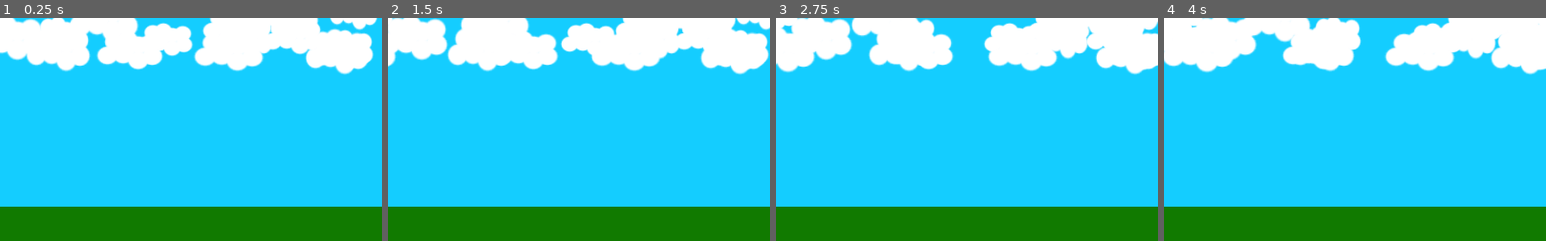
Above: before the commit, frames 1-4 (left to right).
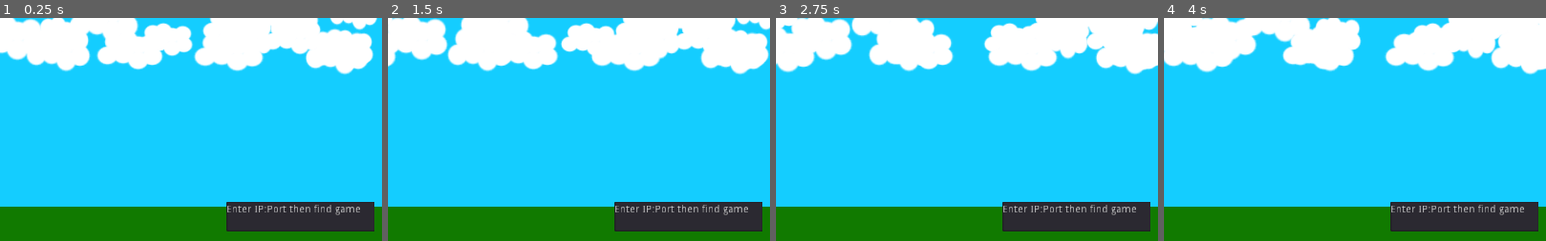
Above: after the commit, the same moments.

Repository: frogger35/WizardWars
Game: Godot game, scene res://Game.tscn
The game is run twice, just before and just after one commit, with the same random seed, the same clock (stepped at 60 frames per second) and the same inputs. Sound files missing from this copy of the repository are replaced by a short silence.
Inputs (mouse positions are % of the whole screen's width and height, from its top left):
- Up to frame 1 (0.25 s): no input
- Up to frame 2 (1.5 s): click "Find Match" at 0.5 s; click "Find Match" at 1.25 s
- Up to frame 3 (2.75 s): click "Find Match" at 2 s
- Up to frame 4 (4 s): move the mouse to (72, 45) at 2.77 s; press the mouse at (72, 45) at 2.78 s; move the mouse to (30, 55) at 3.52 s; release the mouse at (30, 55) at 3.53 s; click (30, 55) at 3.6 s
The pictures show only the part of the screen within x 10-60%, y 0-50%; the shares and areas given below are measured in that part.

The runs differ from the first frame. In frame 1, 5.1% of the frame differs, in the area x 59-98%, y 82-96%; in frame 2, 5.1%; in frame 3, 5.1%; in frame 4, 5.1%.

Commit message:
added server, started cards

Diff:
--- a/Card.gd
+++ b/Card.gd
@@ -21,8 +21,11 @@
 
 func _input(event):
 	if event.is_action_pressed("card picked") and mouse_inside:
-		print("this")
-		Globals.send_message("card_played",String(cardid))
+		if Globals.debug:
+			print("playing " + cardid)
+		else:
+			Globals.send_message("card_played",String(cardid))
+		#Globals.get_node(p1)
 
 
 
@@ -40,13 +43,17 @@
 	pass # Replace with function body.
 
 func updateInfo():
-	var label = get_node("ToolTip/Rect/Label2")
-	for x in Globals.cards_in_game:
-		if x.id == cardid:
-			cardinfo = x
+	if Globals.debug:
+		get_node("ToolTip/Rect/Label2").text = "Card"
+	else:
+		var label = get_node("ToolTip/Rect/Label2")
+		for x in Globals.cards_in_game:
+			if x.id == cardid:
+				cardinfo = x
 
-	#label.text = String(cardinfo["cardName"])
-	label.text = String(cardinfo["cardName"]) + "\n" + effect_label(cardinfo["effect"],cardinfo["target"]) + "\n" + String(abs(cardinfo["value"]))+ "\n" + resource_cost(cardinfo["resource"], cardinfo["cost"])
+		#label.text = String(cardinfo["cardName"])
+		label.text = String(cardinfo["cardName"]) + "\n" + effect_label(cardinfo["effect"],cardinfo["target"]) + "\n" + String(abs(cardinfo["value"]))+ "\n" + resource_cost(cardinfo["resource"], cardinfo["cost"])
+		add_child(set_background(cardinfo["resource"]))
 	pass
 
 
@@ -91,3 +98,16 @@
 	return("Costs " + String(cost) + " " + element)
 
 	pass
+
+func set_background(resource):
+	var back = Sprite.new()
+	if resource == 0:
+		back.set_texture(Globals.card_background_ice)
+	elif resource == 1:
+		back.set_texture(Globals.card_background_fire)
+	elif resource == 2:
+		back.set_texture(Globals.card_background_arcane)
+	back.set_z_index(-1)
+	back.set_scale(Vector2(.05,.05))
+	return(back)
+	pass
--- a/Card.tscn
+++ b/Card.tscn
@@ -1,18 +1,10 @@
-[gd_scene load_steps=2 format=2]
+[gd_scene load_steps=3 format=2]
 
 [ext_resource path="res://Card.gd" type="Script" id=1]
+[ext_resource path="res://ice.png" type="Texture" id=2]
 
 [node name="Card" type="Node2D"]
 script = ExtResource( 1 )
-
-[node name="ColorRect" type="ColorRect" parent="."]
-margin_left = -40.0
-margin_top = -76.0
-margin_right = 68.0
-margin_bottom = 83.0
-__meta__ = {
-"_edit_use_anchors_": false
-}
 
 [node name="Label" type="Label" parent="."]
 margin_left = -23.0
@@ -23,6 +15,16 @@
 custom_colors/font_color = Color( 0, 0, 0, 1 )
 text = "Error
 "
+__meta__ = {
+"_edit_use_anchors_": false
+}
+
+[node name="ColorRect" type="ColorRect" parent="."]
+margin_left = -40.0
+margin_top = -76.0
+margin_right = 68.0
+margin_bottom = 83.0
+color = Color( 1, 1, 1, 0 )
 __meta__ = {
 "_edit_use_anchors_": false
 }
@@ -51,5 +53,9 @@
 "_edit_use_anchors_": false
 }
 
+[node name="ice" type="Sprite" parent="."]
+position = Vector2( 0.780704, -4.67572 )
+scale = Vector2( 0.01, 0.01 )
+texture = ExtResource( 2 )
 [connection signal="mouse_entered" from="ColorRect" to="." method="_on_ColorRect_mouse_entered"]
 [connection signal="mouse_exited" from="ColorRect" to="." method="_on_ColorRect_mouse_exited"]
--- a/Game.tscn
+++ b/Game.tscn
@@ -12,6 +12,7 @@
 script = ExtResource( 2 )
 
 [node name="Background" parent="." instance=ExtResource( 1 )]
+z_index = -2
 
 [node name="Menu" type="Control" parent="."]
 margin_left = -1.0
@@ -62,6 +63,13 @@
 __meta__ = {
 "_edit_use_anchors_": false
 }
+
+[node name="ServerInfo" type="TextEdit" parent="Menu"]
+margin_left = 411.0
+margin_top = 247.0
+margin_right = 610.0
+margin_bottom = 287.0
+text = "Enter IP:Port then find game"
 
 [node name="GameScreen" type="Control" parent="."]
 visible = false
@@ -176,8 +184,8 @@
 __meta__ = {
 "_edit_use_anchors_": false
 }
-
 [connection signal="pressed" from="Menu/Exit Button" to="." method="_on_Exit_Button_pressed"]
 [connection signal="pressed" from="Menu/Find Match" to="." method="_on_Find_Match_pressed"]
+[connection signal="text_changed" from="Menu/ServerInfo" to="." method="_on_ServerInfo_text_changed"]
 [connection signal="pressed" from="Exit Game" to="." method="_on_Exit_Game_pressed"]
 [connection signal="finished" from="AudioStreamPlayer2D" to="AudioStreamPlayer2D" method="_on_AudioStreamPlayer2D_finished"]
--- a/Game_Manager.gd
+++ b/Game_Manager.gd
@@ -4,7 +4,10 @@
 onready var enemy_prefab = preload("res://Enemy.tscn")
 onready var player_prefab = preload("res://Player.tscn")
 onready var card_prefab = preload("res://Card.tscn")
-export var websocket_url = "ws://72.89.52.187:8080"
+onready var card_background_fire = preload("res://fire.png")
+onready var card_background_ice = preload("res://ice.png")
+onready var card_background_arcane = preload("res://arcane.png")
+export var websocket_url = "ws://localhost:8080"
 var my_id = null
 var cards_in_game = {}
 var escape_menu = true
@@ -18,6 +21,7 @@
 var players = null
 var first_person = 0
 var card_count = 0
+var debug = false
 # Our WebSocketClient instance.
 var _client = WebSocketClient.new()
 
@@ -76,16 +80,19 @@
 
 
 func _on_Find_Match_pressed():
-	_client.connect("connection_closed", self, "_closed")
-	_client.connect("connection_error", self, "_closed")
-	_client.connect("connection_established", self, "_connected")
-	_client.connect("data_received", self, "_on_data")
-
-	# Initiate connection to the given URL.
-	var err = _client.connect_to_url(websocket_url)
-	if err != OK:
-		print("Unable to connect")
-		set_process(false)
+	if !debug:
+		_client.connect("connection_closed", self, "_closed")
+		_client.connect("connection_error", self, "_closed")
+		_client.connect("connection_established", self, "_connected")
+		_client.connect("data_received", self, "_on_data")
+
+		# Initiate connection to the given URL.
+		var err = _client.connect_to_url(websocket_url)
+		if err != OK:
+			print("Unable to connect")
+			set_process(false)
+	else:
+		play_game("data")
 	pass # Replace with function body.
 
 func sync_data(data):
@@ -117,44 +124,71 @@
 
 
 func play_game(data):
-	get_node("Finding Game").visible = false
-	if data.winner == null:
+	if debug:
 		get_node("Menu").visible = false
-		get_node("ReadyFight").play()
-		playerTurn = data.playerTurn
-		turnCounter = data.turnCounter
-		players = data.players
-		if matchId == null:
-			get_node("GameScreen").visible = true
-			print("setting up game")
-			if	data.players[0].socketId == my_id:
-				first_person = 0
-			else:
-				first_person = 1
-		for x in players:
-			if(x.socketId == my_id):
-				playerOne = x
-			else:
-				playerTwo = x
-		matchId = data.matchId
-		print("playing game")
-		update_turns()
-		draw_players()
-		draw_deck()
-		draw_resources()
+		get_node("GameScreen").visible = true
+		draw_debug()
 	else:
-		get_node("Menu").visible = false
-		get_node("GameScreen").visible = false
-		get_node("Exit Game").visible = true
-		if data.winner == my_id:
-			get_node("Winner").visible = true
-			get_node("Winning").play()
-		if data.winner != my_id:
-			get_node("Loser").visible = true
-			get_node("Losing").play()
-
-	pass
-
+		get_node("Finding Game").visible = false
+		if data.winner == null:
+			get_node("Menu").visible = false
+			get_node("ReadyFight").play()
+			playerTurn = data.playerTurn
+			turnCounter = data.turnCounter
+			players = data.players
+			if matchId == null:
+				get_node("GameScreen").visible = true
+				print("setting up game")
+				if	data.players[0].socketId == my_id:
+					first_person = 0
+				else:
+					first_person = 1
+			for x in players:
+				if(x.socketId == my_id):
+					playerOne = x
+				else:
+					playerTwo = x
+			matchId = data.matchId
+			print("playing game")
+			update_turns()
+			draw_players()
+			draw_deck()
+			draw_resources()
+		else:
+			get_node("Menu").visible = false
+			get_node("GameScreen").visible = false
+			get_node("Exit Game").visible = true
+			if data.winner == my_id:
+				get_node("Winner").visible = true
+				get_node("Winning").play()
+			if data.winner != my_id:
+				get_node("Loser").visible = true
+				get_node("Losing").play()
+
+	pass
+
+func draw_debug():
+	var cards = ["red1","red1","red1","red1","ice1","ice1","ice1","ice1"]
+	for x in range(get_node("GameScreen/players").get_child_count()):
+		get_node("GameScreen/players").get_child(x).queue_free()
+	var p1 = player_prefab.instance()
+	var p2 = player_prefab.instance()
+	p1.position = Vector2(300,200)
+	p2.position = Vector2(700,200)
+	get_node("GameScreen/players").add_child(p1)
+	get_node("GameScreen/players").add_child(p2)
+	for x in range(get_node("GameScreen/Hand").get_child_count()):
+		get_node("GameScreen/Hand").get_child(x).queue_free()
+	var card
+	card_count = 0
+	for x in cards:
+		card = card_prefab.instance()
+		get_node("GameScreen/Hand").add_child(card)
+		card.cardid = x
+		card.position = Vector2(65+(115*card_count),450)
+		card_count +=1
+		card.updateInfo()
+	pass
 
 func draw_players():
 	for x in range(get_node("GameScreen/players").get_child_count()):
@@ -233,3 +267,9 @@
 func _on_Exit_Game_pressed():
 	get_tree().quit()
 	pass # Replace with function body.
+
+
+
+func _on_ServerInfo_text_changed():
+	websocket_url = "ws://" + get_node("Menu/ServerInfo").text
+	pass # Replace with function body.
--- a/project.godot
+++ b/project.godot
@@ -7,6 +7,11 @@
 ;   param=value ; assign values to parameters
 
 config_version=4
+
+_global_script_classes=[  ]
+_global_script_class_icons={
+
+}
 
 [application]
 
Not shown, added: CastleServer/package-lock.json
Not shown, added: CastleServer/package.json
Binary file added: arcane.png
Not shown, added: arcane.png.import
Not shown, changed: cloud.png.import
Binary file added: fire.png
Not shown, added: fire.png.import
Not shown, changed: front hand spinning clockwise.png.import
Not shown, changed: front hand spinning counterclock.png.import
Not shown, changed: front hand station.png.import
Binary file added: ice.png
Not shown, added: ice.png.import
(and 7 more such lines)
